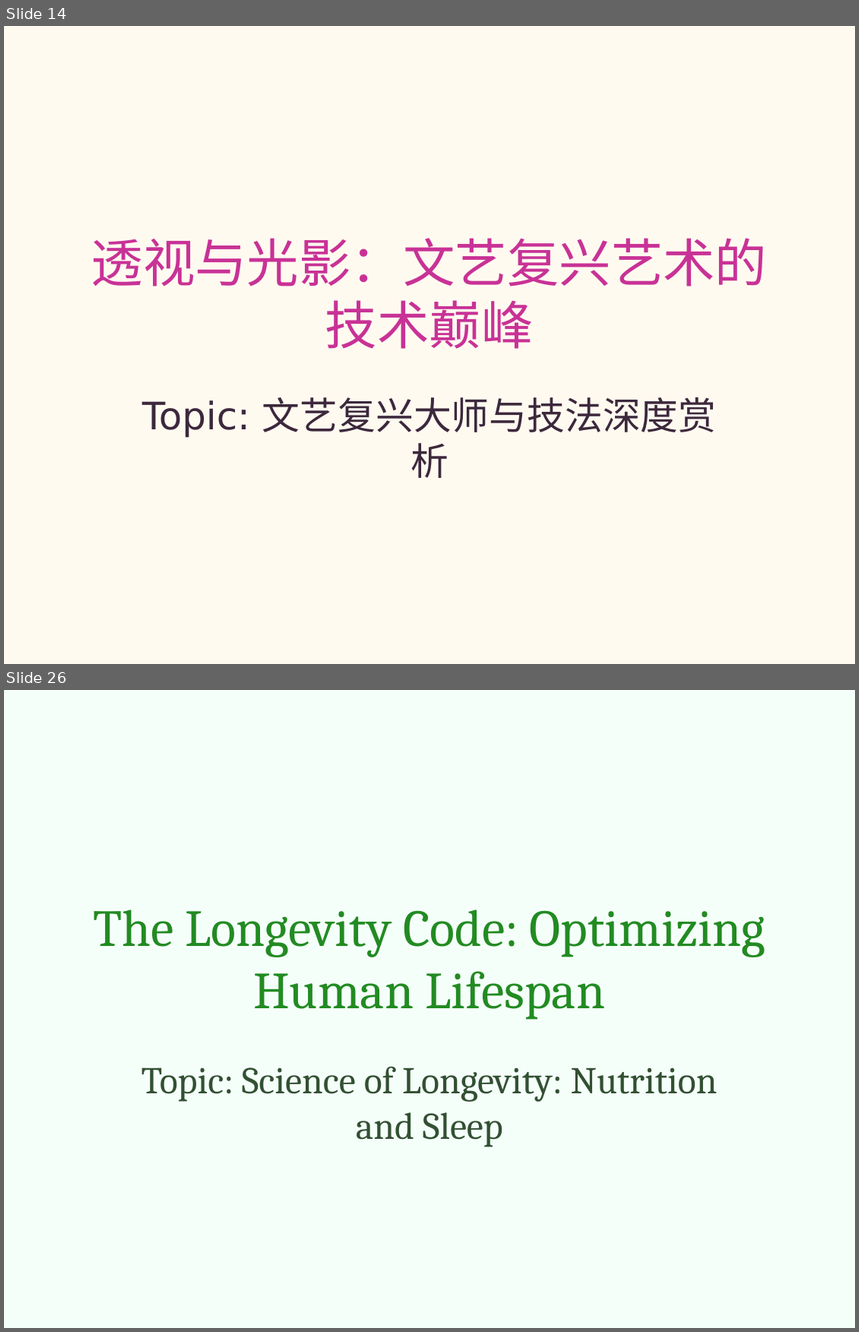
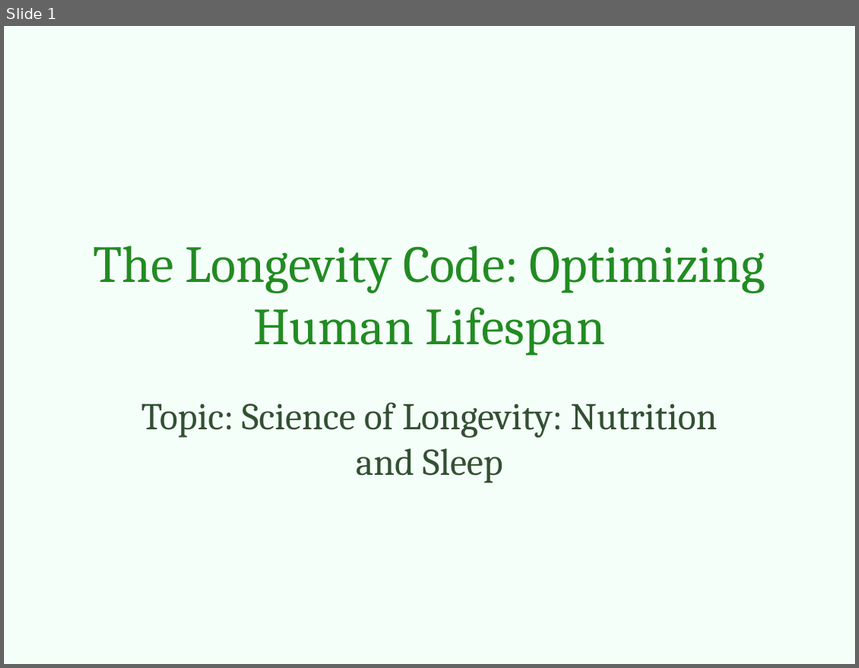
Before and after one commit to yeasy/AutoPPT, a slide deck: samples/en_life.pptx. Shown one above the other, each under a label of ours: slides 14 and 26 before the commit, slide 1 after it; the slides between them are not shown. The pictures are 859x1332 and 859x668 pixels, drawn with LibreOffice and Linux fonts; fonts in the diff are those of the drawing. Boxes give left, top, right and bottom in pixels: in the first picture for what was removed or moved away, otherwise in the second. Text is boxed around its words. In the diff, an @@ line names an element or a change of style, - is before the commit and + after.

Commit message:
Final sample polish: Fixed content mixing issues and added authentic topic-specific citations

```diff
--- a/samples/en_life.pptx
+++ b/samples/en_life.pptx
@@ slide 14 removed at (4,26,855,664), background #FFFAF0 @@
@@ title removed at (91,238,768,349) @@
-透视与光影：文艺复兴艺术的技术巅峰
@@ subtitle removed at (142,398,717,478) @@
-Topic: 文艺复兴大师与技法深度赏析
@@ what was slide 26 is now slide 1 @@
```
Also in this commit, not shown: 1 slide changed, 24 other slides removed, 6 other files.
